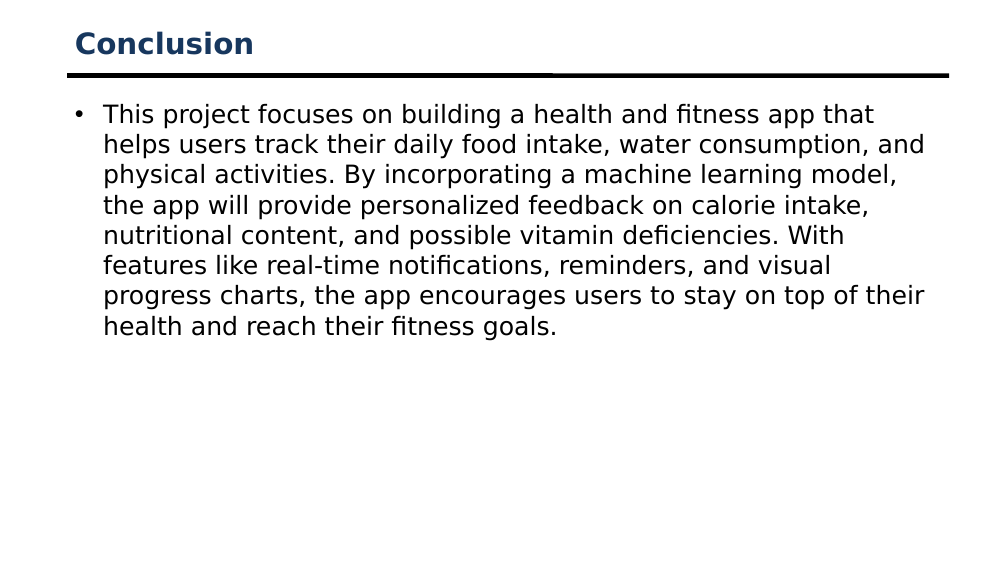
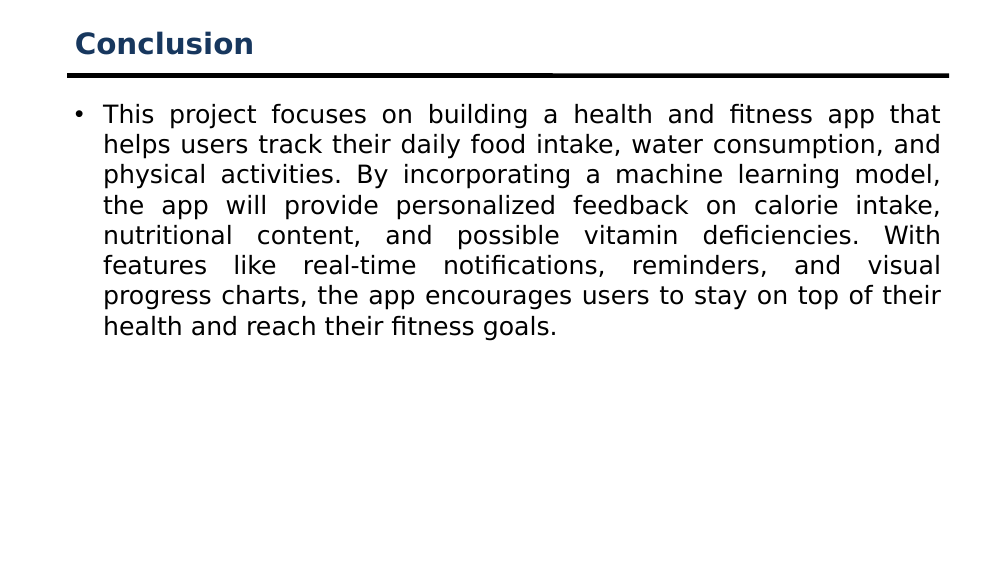
Before and after one commit to HealthBuddy99/HealthBuddy, a slide deck: slide 12 of review1.pptx (slide 13 before the commit). Drawn at 1008x567 pixels with LibreOffice and Linux fonts; fonts in the diff are those of the drawing; background and template pictures are left out. Boxes give left, top, right and bottom in pixels: in the first picture for what was removed or moved away, otherwise in the second. Text is boxed around its words. In the diff, an @@ line names an element or a change of style, - is before the commit and + after.

```diff
--- a/review1.pptx
+++ b/review1.pptx
@@ text "This project focuses on building ..." at [103, 104, 941, 341]: alignment left to justified @@
```
Also in this commit, not shown: 6 other slides changed, 1 slide added, 2 slides removed, 3 other files.
